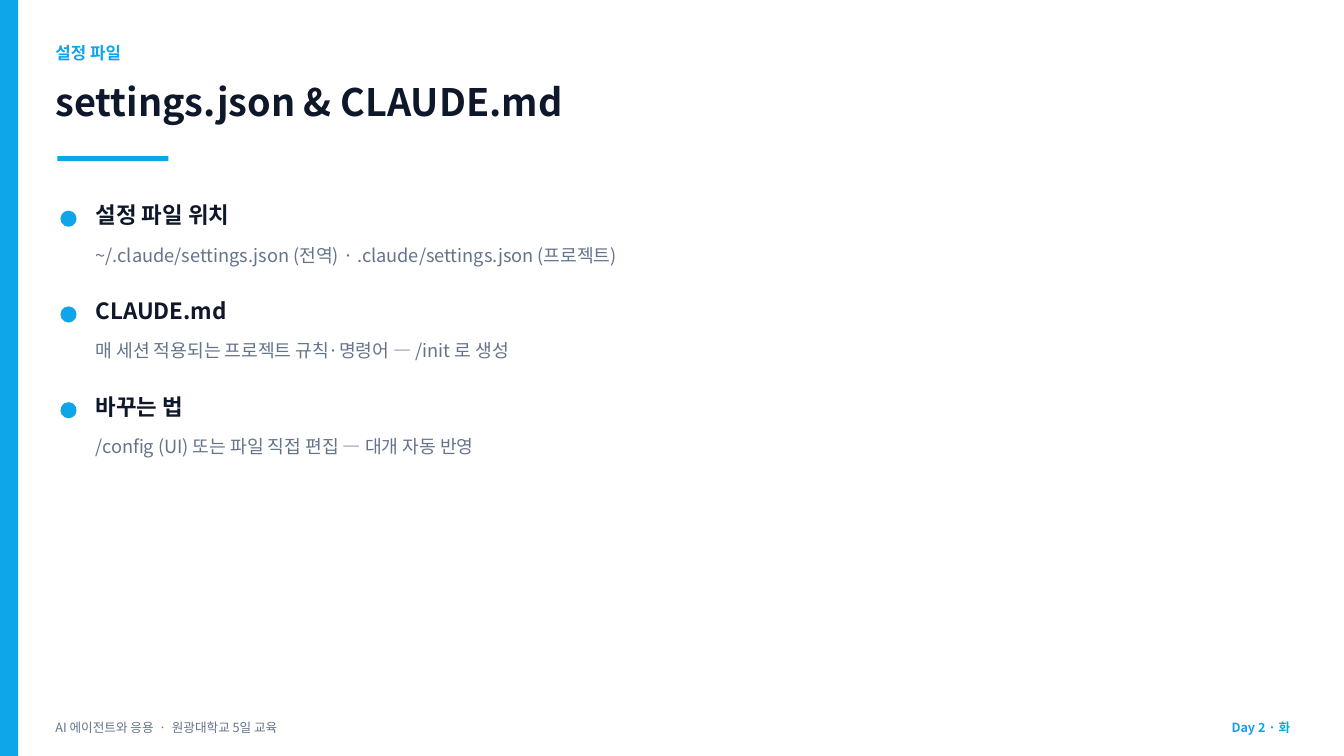
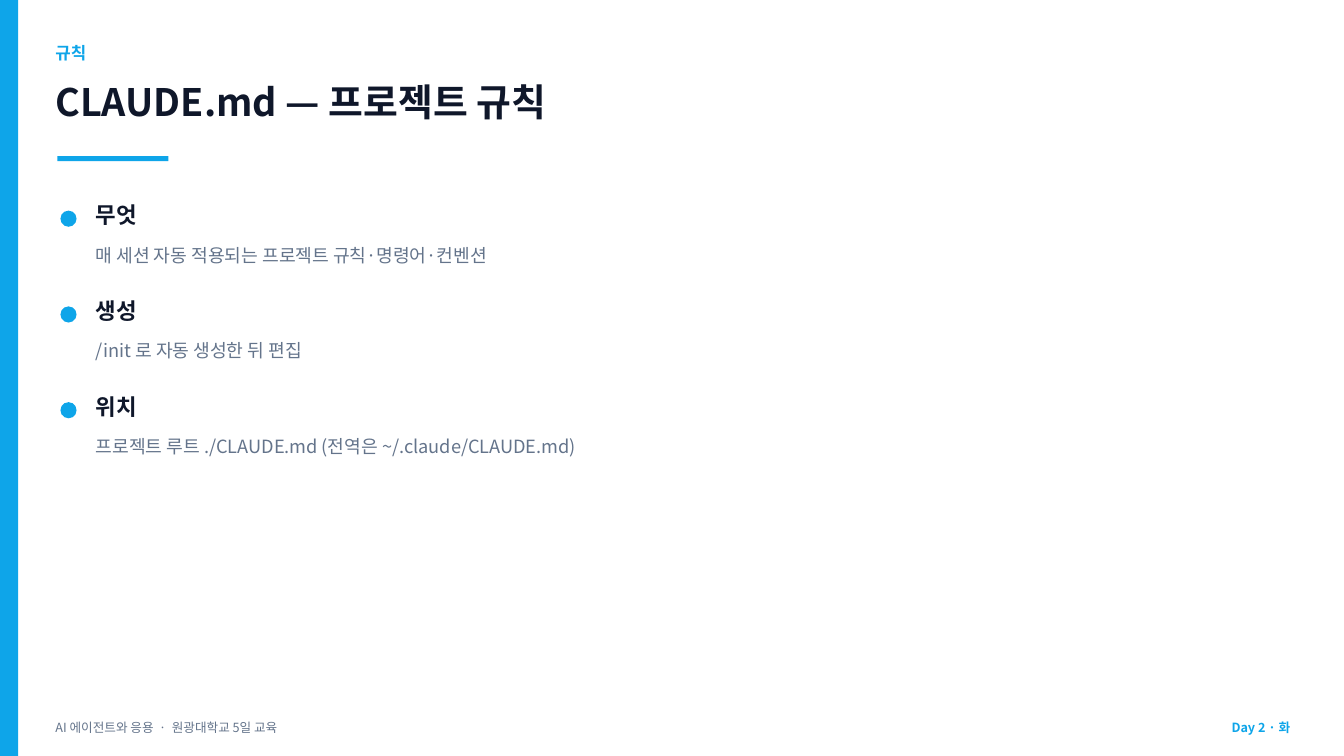
Before and after one commit to jyshin-22/wku-ai-agent-program, a slide deck: slide 29 of slides/day2.pptx (slide 26 before the commit). Drawn at 1344x756 pixels with LibreOffice and Linux fonts; fonts in the diff are those of the drawing. Boxes give left, top, right and bottom in pixels: in the first picture for what was removed or moved away, otherwise in the second. Text is boxed around its words. In the diff, an @@ line names an element or a change of style, - is before the commit and + after.

```diff
--- a/slides/day2.pptx
+++ b/slides/day2.pptx
@@ text at (55, 45, 86, 61): text changed @@
-설정 파일
+규칙
@@ text at (55, 84, 546, 120): text changed @@
-settings.json & CLAUDE.md
+CLAUDE.md — 프로젝트 규칙
@@ text at (96, 204, 137, 225): text changed @@
-설정 파일 위치
+무엇
@@ text at (96, 247, 487, 264): text changed @@
-~/.claude/settings.json (전역) · .claude/settings.json (프로젝트)
+매 세션 자동 적용되는 프로젝트 규칙·명령어·컨벤션
@@ text at (96, 300, 137, 321): text changed @@
-CLAUDE.md
+생성
@@ text at (96, 342, 302, 360): text changed @@
-매 세션 적용되는 프로젝트 규칙·명령어 — /init 로 생성
+/init 로 자동 생성한 뒤 편집
@@ text at (96, 396, 137, 417): text changed @@
-바꾸는 법
+위치
@@ text at (96, 438, 576, 457): text changed @@
-/config (UI) 또는 파일 직접 편집 — 대개 자동 반영
+프로젝트 루트 ./CLAUDE.md (전역은 ~/.claude/CLAUDE.md)
```
Also in this commit, not shown: 15 other slides changed, 4 slides added, 7 other files.
